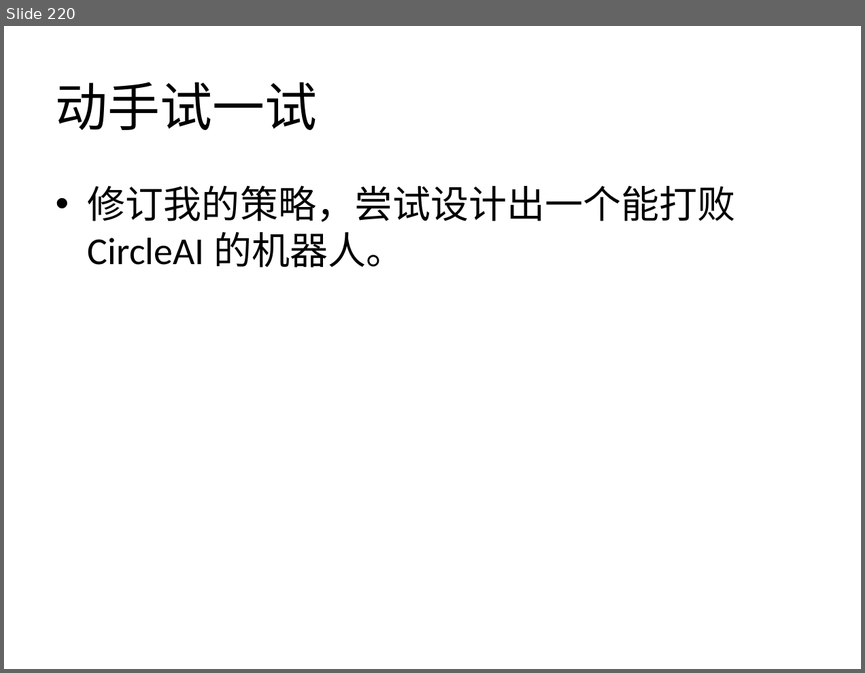
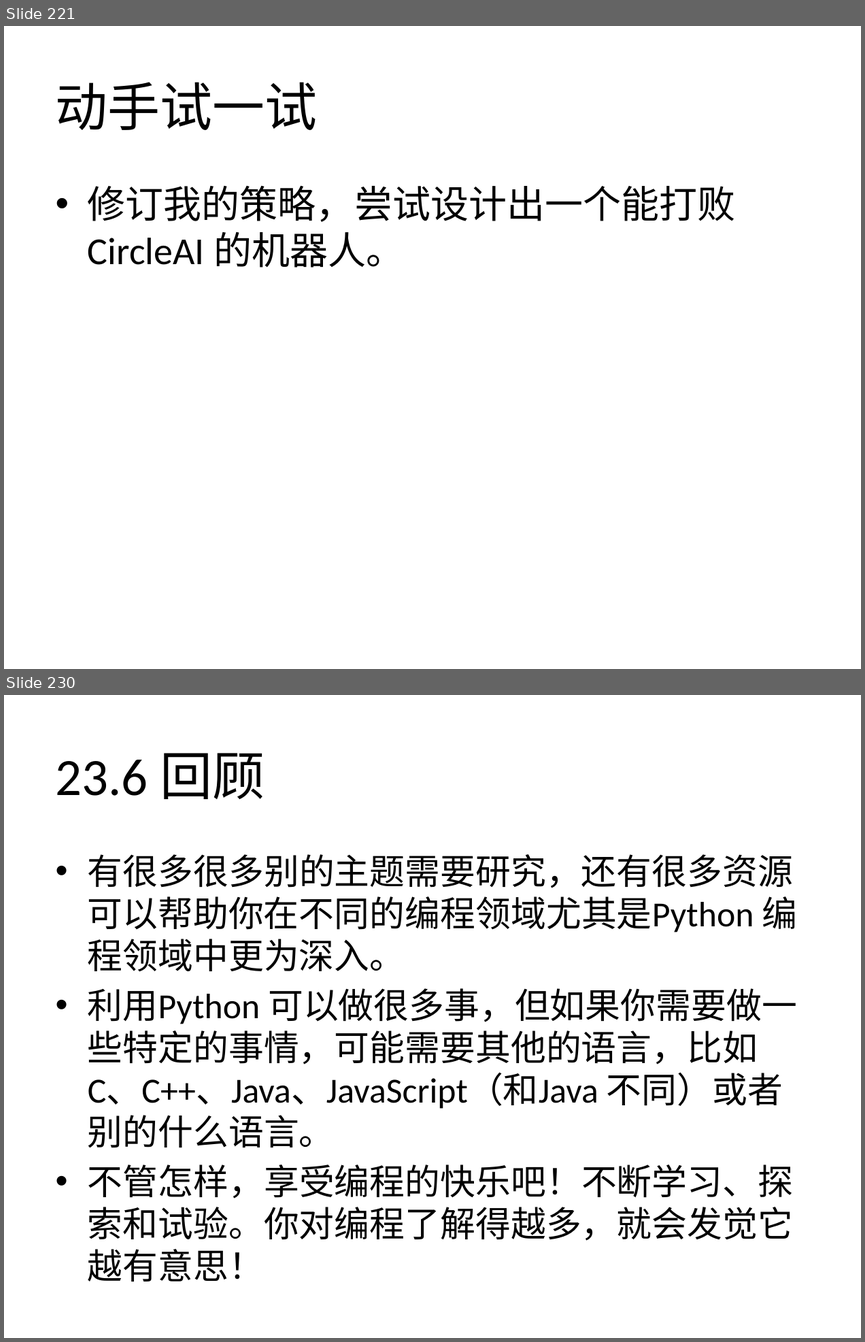
Before and after one commit to zhinan18/Python3, a slide deck: readme/Python3.pptx. Shown one above the other, each under a label of ours: slide 220 before the commit, slides 221 and 230 after it; the slides between them are not shown. The pictures are 865x673 and 865x1342 pixels, drawn with LibreOffice and Linux fonts; fonts in the diff are those of the drawing. Boxes give left, top, right and bottom in pixels: in the first picture for what was removed or moved away, otherwise in the second. Text is boxed around its words. In the diff, an @@ line names an element or a change of style, - is before the commit and + after.

```diff
--- a/readme/Python3.pptx
+++ b/readme/Python3.pptx
@@ slide 230 added at (4,695,861,1338), background #FFFFFF @@
@@ title added at (56,753,265,799), 44 pt, text #000000 @@
+23.6 回顾
@@ text added at (88,854,798,1281), 29.6 pt, text #000000 @@
+• 有很多很多别的主题需要研究，还有很多资源可以帮助你在不同的编程领域尤其是Python 编程领域中更为深入。
+• 利用Python 可以做很多事，但如果你需要做一些特定的事情，可能需要其他的语言，比如C、C++、Java、JavaScript（和Java 不同）或者别的什么语言。
+• 不管怎样，享受编程的快乐吧！不断学习、探索和试验。你对编程了解得越多，就会发觉它越有意思！
@@ what was slide 220 is now slide 221 @@
```
Also in this commit, not shown: 1 slide changed, 9 other slides added, 6 other files.
